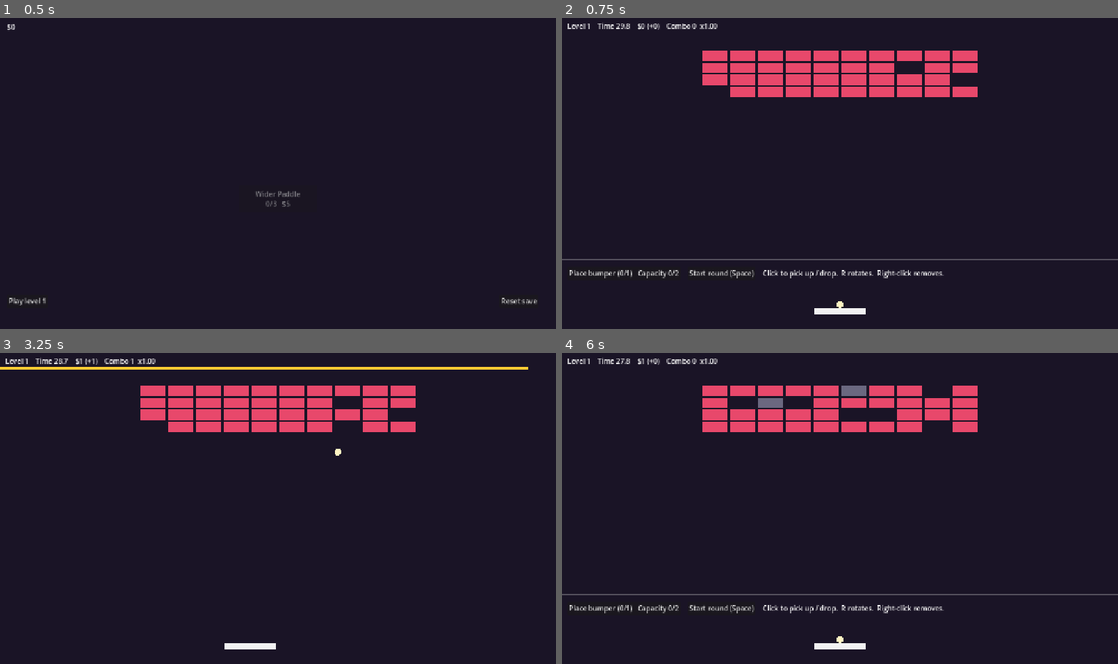
Above: before the commit, frames 1-4 (two rows, left to right).
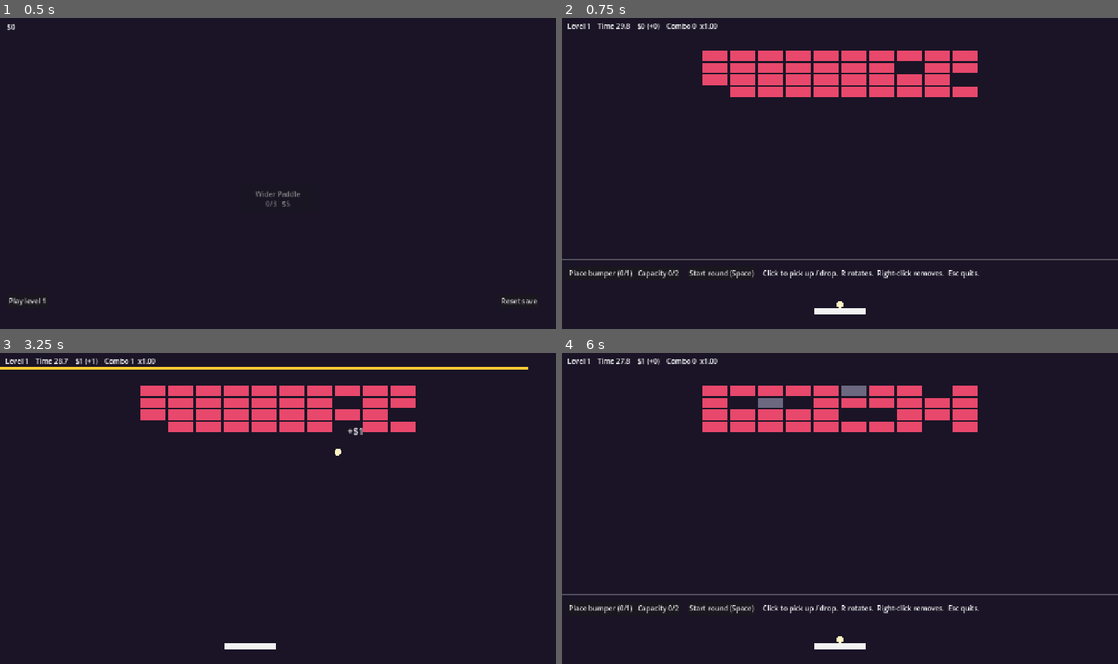
Above: after the commit, the same moments.

Repository: alpacaxander/breakin-cremental
Game: Godot game, scene res://src/main.tscn
The game is run twice, just before and just after one commit, with the same random seed, the same clock (stepped at 60 frames per second) and the same inputs.
Inputs (mouse positions are in pixels of both pictures, inside the frame that each line leads up to):
- Up to frame 1 (0.5 s): no input
- Up to frame 2 (0.75 s): click "Play level 1" at 0.5 s
- Up to frame 3 (3.25 s): click "Start round (Space)" at 1.25 s; tap Enter at 2 s; move the mouse to (400, 492) at 2.02 s; hold Right 2.03-2.75 s; tap R at 2.1 s; click (400, 492) at 2.17 s; tap Space at 2.27 s; drag from (166, 524) to (250, 570) at 2.77 s
- Up to frame 4 (6 s): move the mouse to (895, 440) at 3.52 s; hold Right 3.53-4.25 s; tap R at 3.6 s; drag from (812, 570) to (673, 461) at 4.27 s; click "Continue" at 5 s; click "Play level 1" at 5.75 s

Frame 1 is identical in both runs. In frame 2, less than 0.1% of the frame differs, in the area x 69-75%, y 81-84%; in frame 3, less than 0.1%; in frame 4, less than 0.1%.

Commit message:
Payout popups, combo label, free bumper rotation, Esc to quit round
Co-Authored-By: Claude Fable 5.1 <noreply@anthropic.com>

Diff:
--- a/src/arena.gd
+++ b/src/arena.gd
@@ -25,6 +25,7 @@
 var holding: Box = null
 
 var hud := Label.new()
+var combo_label := Label.new()
 var tray := HBoxContainer.new()
 var place_btn := Button.new()
 var view := Tuning.VIEW
@@ -52,13 +53,20 @@
 
 	hud.position = Vector2(12, 10)
 	add_child(hud)
+	combo_label.size = Vector2(400, 60)
+	combo_label.position = Vector2(view.x / 2 - 200, Tuning.PLACE_MAX_Y - 120)
+	combo_label.pivot_offset = combo_label.size / 2
+	combo_label.horizontal_alignment = HORIZONTAL_ALIGNMENT_CENTER
+	combo_label.add_theme_font_size_override("font_size", 40)
+	combo_label.modulate = Tuning.COLORS.combo
+	add_child(combo_label)
 	tray.position = Vector2(12, Tuning.PLACE_MAX_Y + 16)
 	tray.add_theme_constant_override("separation", 16)
 	var start := Button.new()
 	start.text = "Start round (Space)"
 	start.pressed.connect(_start)
 	var hint := Label.new()
-	hint.text = "Click to pick up / drop.  R rotates.  Right-click removes."
+	hint.text = "Click to pick up / drop.  R rotates.  Right-click removes.  Esc quits."
 	for b in [place_btn, start]:
 		b.focus_mode = Control.FOCUS_NONE  # else Space re-presses the last clicked button
 	place_btn.pressed.connect(_take_bumper)
@@ -173,8 +181,13 @@
 			elif not launched:
 				_launch()
 		elif e.keycode == KEY_R and holding:
-			holding.resize(Vector2(holding.size.y, holding.size.x))
+			holding.rotation += deg_to_rad(Tuning.BUMPER_ROTATE_DEG)
 			_drag()
+		elif e.keycode == KEY_ESCAPE:
+			if placing:
+				done.emit()
+			else:
+				_end("Abandoned")
 
 
 func _launch() -> void:
@@ -250,6 +263,8 @@
 	var pay := Game.payout(level, combo)
 	earned += pay
 	Game.currency += pay
+	_float_text(b.position, "+$%d" % pay)
+	create_tween().tween_property(combo_label, "scale", Vector2.ONE, 0.25).from(Vector2.ONE * 1.5)
 	breakable -= 1
 	if breakable == 0:
 		_end("Cleared!", true)
@@ -276,7 +291,20 @@
 	add_child(panel)
 
 
+func _float_text(pos: Vector2, text: String) -> void:
+	var l := Label.new()
+	l.text = text
+	l.position = pos
+	l.add_theme_font_size_override("font_size", 22)
+	add_child(l)
+	var t := create_tween()
+	t.tween_property(l, "position:y", pos.y - 50, 0.7)
+	t.parallel().tween_property(l, "modulate:a", 0.0, 0.7)
+	t.tween_callback(l.queue_free)
+
+
 func _process(_delta: float) -> void:
+	combo_label.text = "COMBO %d   x%.2f" % [combo, Game.combo_mult(combo)] if combo > 1 else ""
 	hud.text = "Level %d    Time %.1f    $%d (+%d)    Combo %d  x%.2f" % [
 		level + 1, maxf(time_left, 0), Game.currency, earned, combo, Game.combo_mult(combo)]
 	queue_redraw()
--- a/src/brick.gd
+++ b/src/brick.gd
@@ -16,14 +16,9 @@
 	add_child(c)
 
 
-func resize(s: Vector2) -> void:
-	size = s
-	_shape.size = s
-	queue_redraw()
-
-
+## Axis-aligned bounds. ponytail: a rotated bumper's box is its AABB, so overlap checks are conservative.
 func rect() -> Rect2:
-	return Rect2(position - size / 2, size)
+	return Transform2D(rotation, position) * Rect2(-size / 2, size)
 
 
 func _draw() -> void:
--- a/src/tuning.gd
+++ b/src/tuning.gd
@@ -36,6 +36,7 @@
 const PLACE_MAX_Y := 560.0  # placed bricks must sit above this line
 const PLACE_MARGIN := 2.0  # min gap between a placed brick and anything else
 const BUMPER_SIZE := Vector2(90, 14)
+const BUMPER_ROTATE_DEG := 15.0  # per R press
 const BUMPER_COST := 2  # capacity used per bumper
 const CAPACITY_BASE := 2
 const START_BUMPERS := 1
--- a/tests/test.gd
+++ b/tests/test.gd
@@ -49,6 +49,13 @@
 	g.clear_level(Tuning.LEVELS.size() - 1)
 	check(g.won and g.unlocked == Tuning.LEVELS.size() - 1, "clearing last level wins")
 
+	var b = load("res://src/brick.gd").new()
+	b.size = Vector2(90, 14)
+	b.position = Vector2(100, 100)
+	b.rotation = deg_to_rad(90)
+	check(b.rect().is_equal_approx(Rect2(93, 55, 14, 90)), "rotated brick rect is its bounding box")
+	b.free()
+
 	g.free()
 	print("FAILED %d" % failed if failed else "ok")
 	quit(1 if failed else 0)
